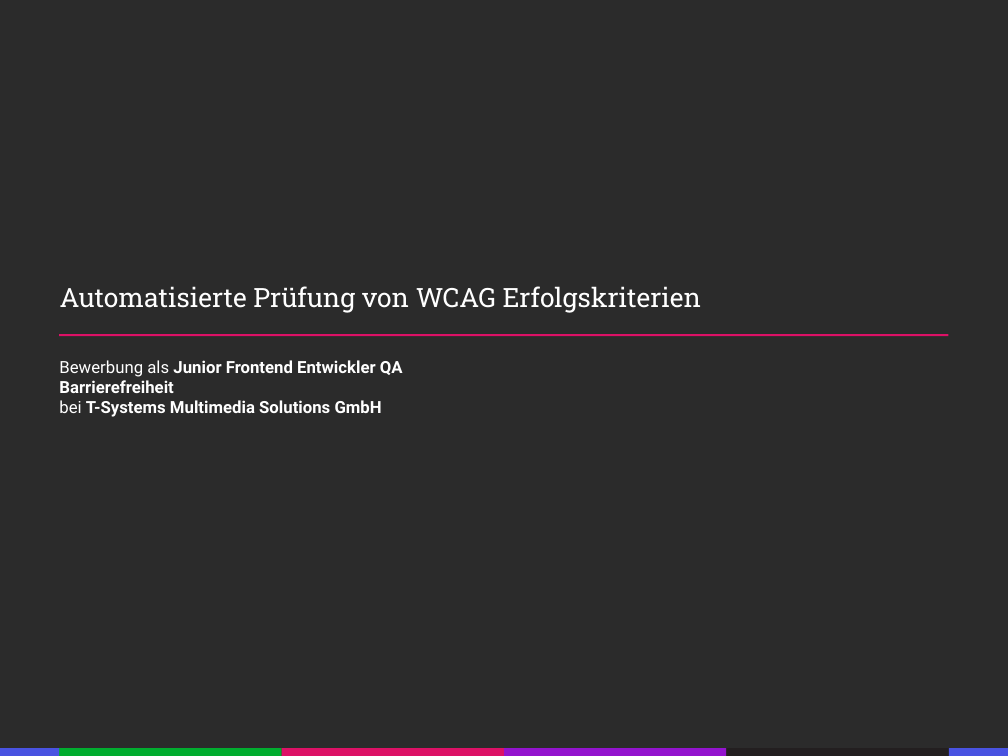
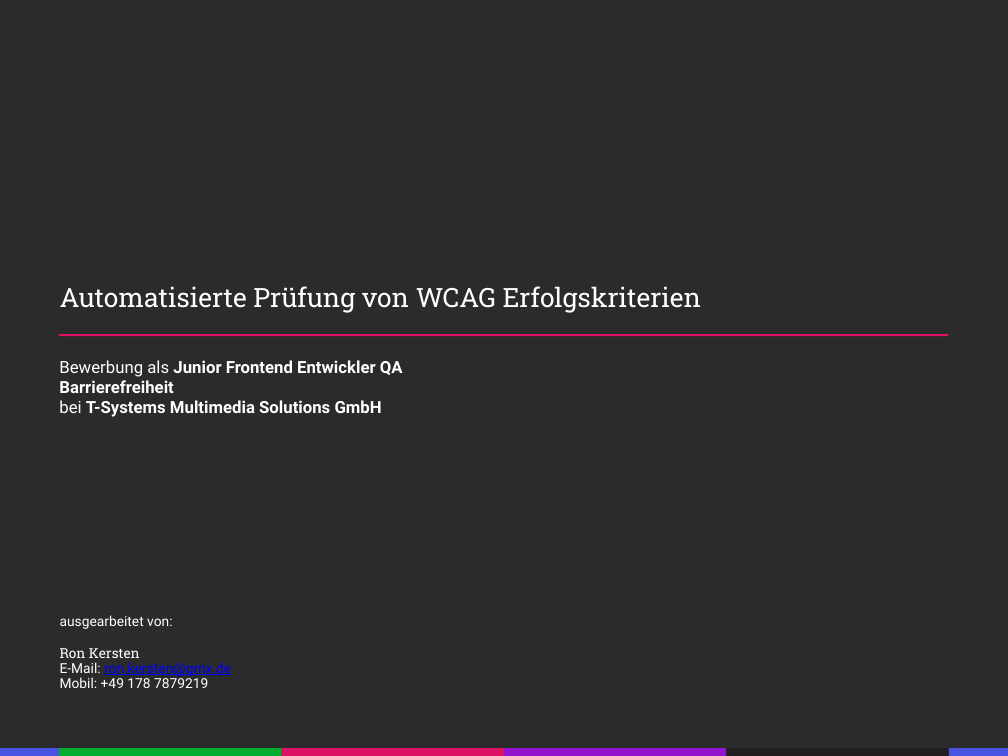
Before and after one commit to KerstenRon/wcagTestsuitePrototype, a slide deck: slide 1 of Kersten-Ron-Bewerbungsgespräch-T-Systems-v0.1.1.pptx. Drawn at 1008x756 pixels with LibreOffice and Linux fonts; fonts in the diff are those of the drawing. Boxes give left, top, right and bottom in pixels: in the first picture for what was removed or moved away, otherwise in the second. Text is boxed around its words. In the diff, an @@ line names an element or a change of style, - is before the commit and + after.

```diff
--- a/Kersten-Ron-Bewerbungsgespräch-T-Systems-v0.1.1.pptx
+++ b/Kersten-Ron-Bewerbungsgespräch-T-Systems-v0.1.1.pptx
@@ text added at (60,615,231,688), 14 pt, text #FFFFFF @@
+ausgearbeitet von:
+Ron Kersten
+E-Mail: ron.kersten@gmx.de
+Mobil: +49 178 7879219
```
Also in this commit, not shown: 2 other slides changed.
